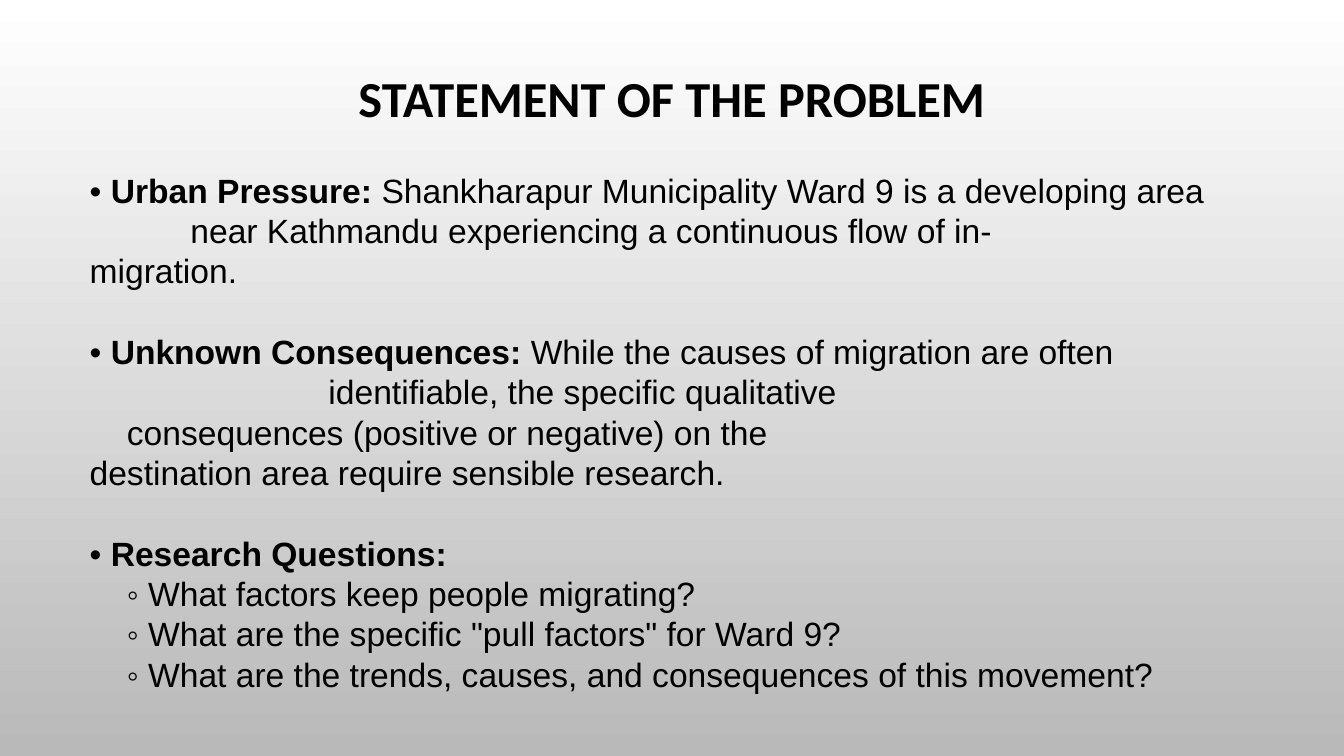
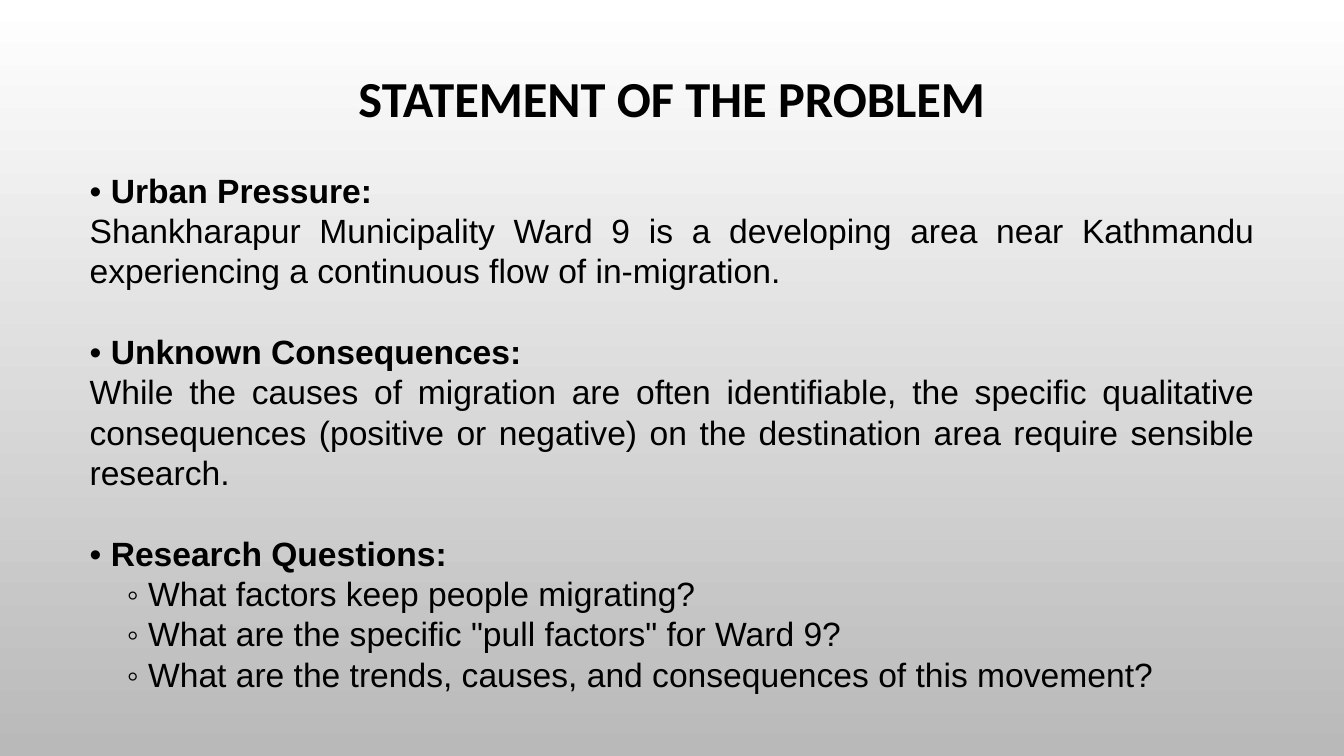
Before and after one commit to suwalcrystal/ward1, a slide deck: slide 3 of migration/Immigration.pptx. Drawn at 1344x756 pixels with LibreOffice and Linux fonts; fonts in the diff are those of the drawing; background and template pictures are left out. Boxes give left, top, right and bottom in pixels: in the first picture for what was removed or moved away, otherwise in the second. Text is boxed around its words. In the diff, an @@ line names an element or a change of style, - is before the commit and + after.

Commit message:
migration ppt

```diff
--- a/migration/Immigration.pptx
+++ b/migration/Immigration.pptx
@@ text at (90, 178, 1254, 486): text changed @@
-• Urban Pressure: Shankharapur Municipality Ward 9 is a developing area near Kathmandu experiencing a continuous flow of in- migration.
-• Unknown Consequences: While the causes of migration are often identifiable, the specific qualitative consequences (positive or negative) on the destination area require sensible research.
+• Urban Pressure:
+Shankharapur Municipality Ward 9 is a developing area near Kathmandu experiencing a continuous flow of in-migration.
+• Unknown Consequences:
+While the causes of migration are often identifiable, the specific qualitative consequences (positive or negative) on the destination area require sensible research.
```
Also in this commit, not shown: 3 other slides changed, 3 slides added, 8 other files.
